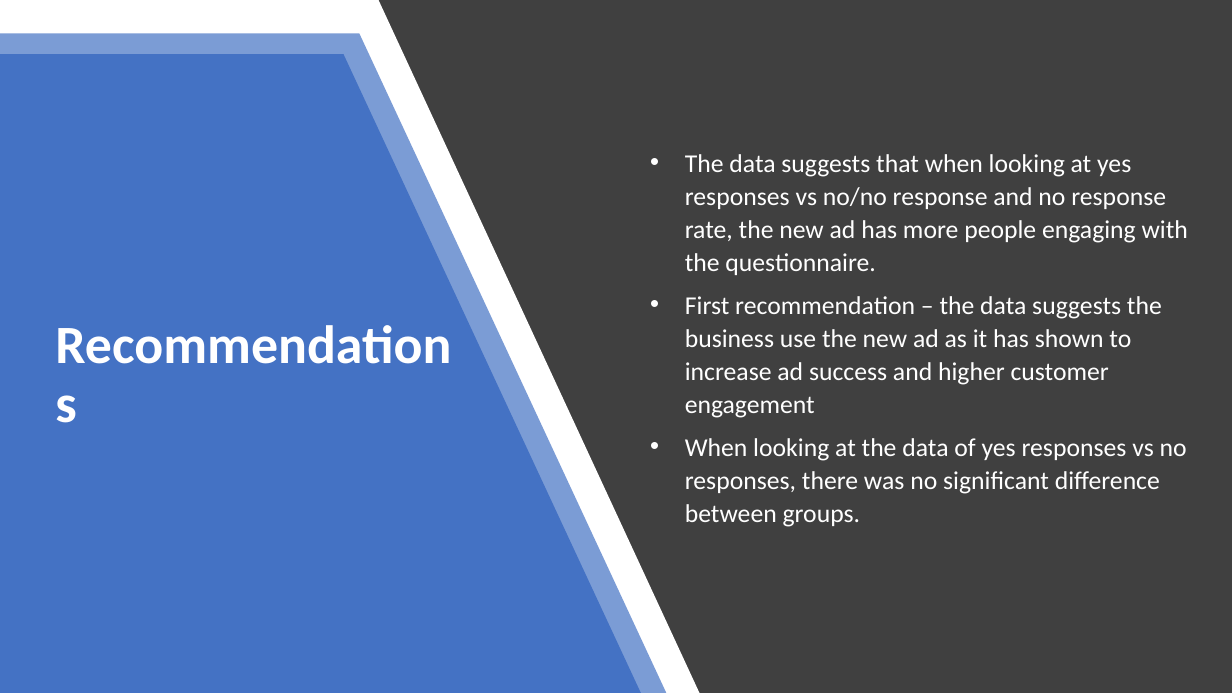
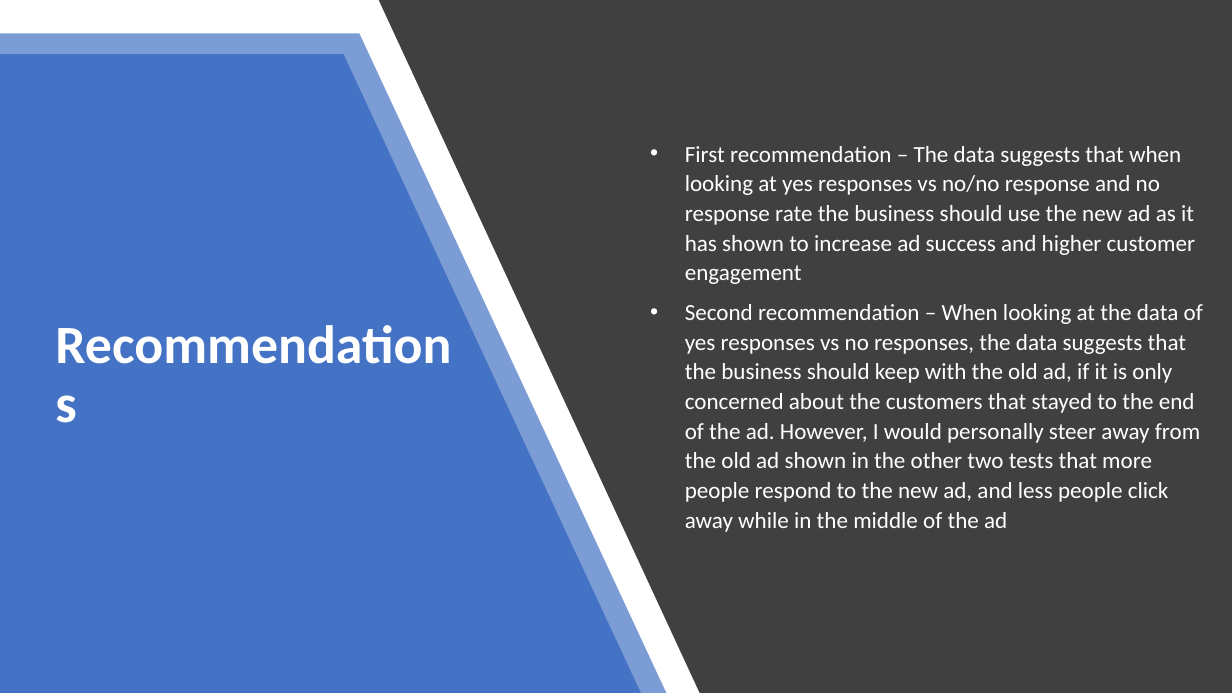
Before and after one commit to kenneykwan/Springboard, a slide deck: slide 13 of Capstone 3 - AB Testing/Reports/Capstone 3 - Ad AB Testing Final Presentation.pptx. Drawn at 1232x693 pixels with LibreOffice and Linux fonts; fonts in the diff are those of the drawing. Boxes give left, top, right and bottom in pixels: in the first picture for what was removed or moved away, otherwise in the second. Text is boxed around its words. In the diff, an @@ line names an element or a change of style, - is before the commit and + after.

```diff
--- a/Capstone 3 - AB Testing/Reports/Capstone 3 - Ad AB Testing Final Presentation.pptx
+++ b/Capstone 3 - AB Testing/Reports/Capstone 3 - Ad AB Testing Final Presentation.pptx
@@ text at box(685, 146, 1203, 532): text changed; size 20 to 18 pt @@
-• The data suggests that when looking at yes responses vs no/no response and no response rate, the new ad has more people engaging with the questionnaire.
-• First recommendation – the data suggests the business use the new ad as it has shown to increase ad success and higher customer engagement
-• When looking at the data of yes responses vs no responses, there was no significant difference between groups.
+• First recommendation – The data suggests that when looking at yes responses vs no/no response and no response rate the business should use the new ad as it has shown to increase ad success and higher customer engagement
+• Second recommendation – When looking at the data of yes responses vs no responses, the data suggests that the business should keep with the old ad, if it is only concerned about the customers that stayed to the end of the ad. However, I would personally steer away from the old ad shown in the other two tests that more people respond to the new ad, and less people click away while in the middle of the ad
```
Also in this commit, not shown: 1 other slide changed, 2 other files.
